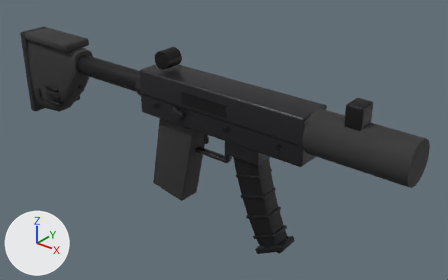
The FBX model SourceArt/Models/SM_MP5.fbx, before and after one commit.
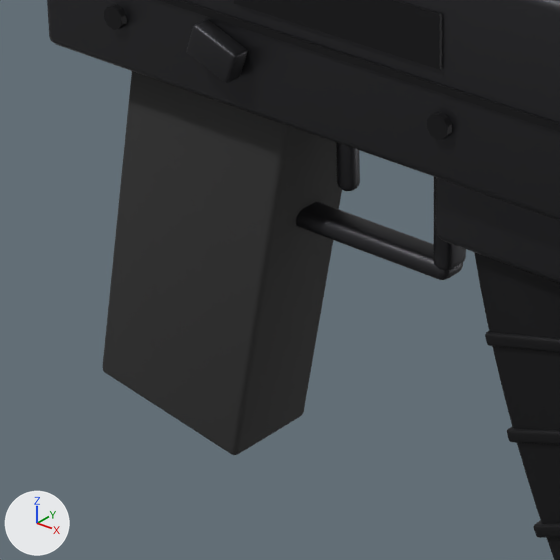
Each version is shown whole from a camera (50 mm lens) standing at (0.481, -0.549, 0.297) and looking at (0.015, 0.033, -0.064), then close up on the part from 29% to 56% of the width and 37% to 80% of the height. Lighting does not change. The marker at lower left points along +X, +Y and +Z. The older version's two pictures come first. Where no turn or scale is listed for an object, it has been applied to the vertices. Vertices at exactly the same position are counted once.

In view in the first close-up: 'SM_MP5'.
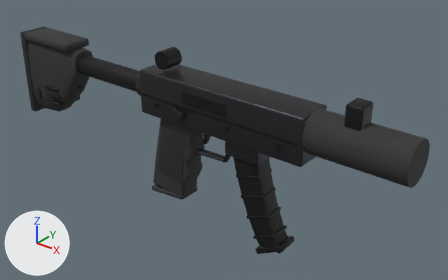
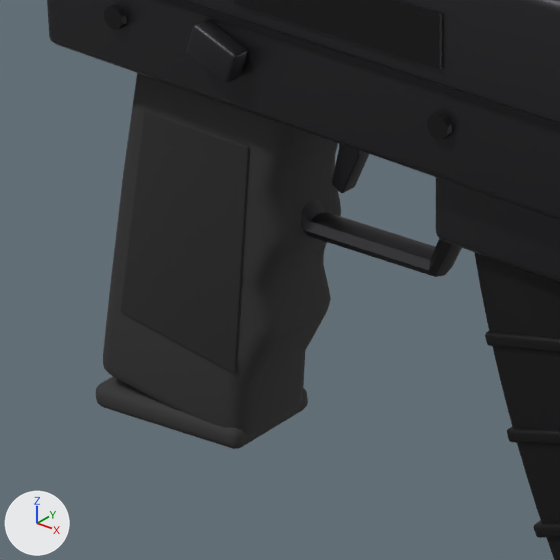
What the commit changed:
me_sm_mp5_001 is used by ob_sm_mp5; location (0.0, 0.0, 0.0).
me_sm_mp5_001 had 3468 vertices, 3370 faces and spanned x -0.34..0.29, y -0.031..0.036, z -0.18..0.057.
me_sm_mp5_001 now has 3748 vertices, 3641 faces and spans x -0.34..0.29, y -0.031..0.036, z -0.18..0.057.
me_sm_mp5_001 part 1: the loose piece of 96 vertices spanning x 0.099..0.132, y -0.014..0.014, z -0.16..-0.141 is copied, and the copy is multiplied about its middle by the matrix ((1.527, 0.0, 0.559), (0.0, 1.143, 0.0), (-0.6, 0.0, 1.592)), then moved by (-0.164, 0.0, 0.004), in mat_m_blackpolymer (dark grey #303030); it spans x -0.078..-0.018, y -0.017..0.017, z -0.153..-0.139.
me_sm_mp5_001 part 2: the loose piece of 96 vertices spanning x -0.075..0.005, y -0.016..0.016, z -0.15..-0.03 is rebuilt with 216 vertices and now spans x -0.077..0.003, y -0.016..0.016, z -0.147..-0.03.
me_sm_mp5_001 part 3: a new loose piece of 96 vertices spanning x -0.064..-0.01, y -0.017..-0.015, z -0.12..-0.045, in mat_m_rubber (black #272727).
me_sm_mp5_001 part 4: a new loose piece of 48 vertices spanning x -0.014..0.057, y -0.005..0.005, z -0.075..-0.027, in mat_m_steel (dark grey #3f3f42).
me_sm_mp5_001 part 5: the loose piece of 96 vertices spanning x -0.02..0.05, y -0.005..0.005, z -0.073..-0.067 is deleted.
me_sm_mp5_001 part 6: the loose piece of 96 vertices spanning x 0.045..0.051, y -0.005..0.005, z -0.07..-0.03 is deleted.
Part 7, on me_sm_mp5_001:
94 vertices are removed from x 0.009..0.015, y -0.003..0.003, z -0.058..-0.033.
98 faces are deleted.
2 vertices move within x 0.012, y -0.002..0.002, z -0.057.
110 vertices are added at x 0.008..0.019, y -0.003..0.003, z -0.058..-0.03.
112 new faces join them, mat_m_steel (dark grey #3f3f42).
Other edits to the shape of me_sm_mp5_001 do not show in these pictures.

Boxes [x1, y1, x2, y2] around the edits, measured in the close-ups (560 x 560 px; the box of a moved part takes in the faces that stretch with it):
part 1 of me_sm_mp5_001, added
    after: [96, 377, 308, 449]
part 2 of me_sm_mp5_001, rebuilt
    before: [103, 71, 342, 455]
    after: [103, 73, 341, 435]
part 3 of me_sm_mp5_001, added (black)
    after: [120, 110, 250, 373]
part 4 of me_sm_mp5_001, added
    after: [301, 200, 462, 277]
part 5 of me_sm_mp5_001, deleted
    before: [296, 202, 463, 280]
part 6 of me_sm_mp5_001, deleted
    before: [434, 177, 466, 271]
part 7 of me_sm_mp5_001, moved or reshaped
    before: [336, 142, 360, 191]
    after: [332, 143, 369, 193]
